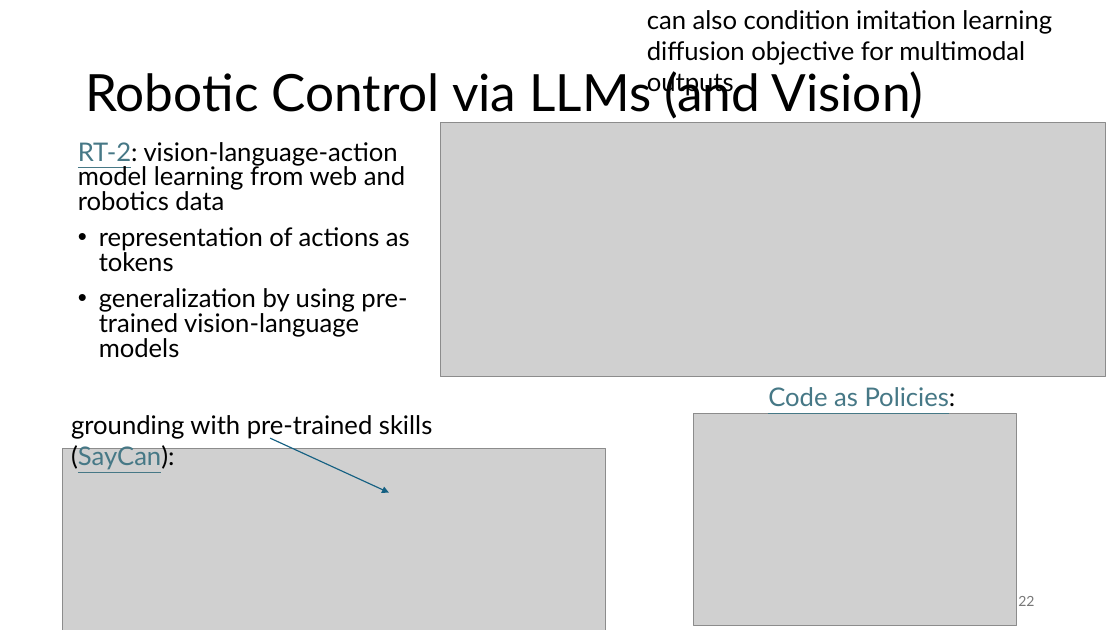
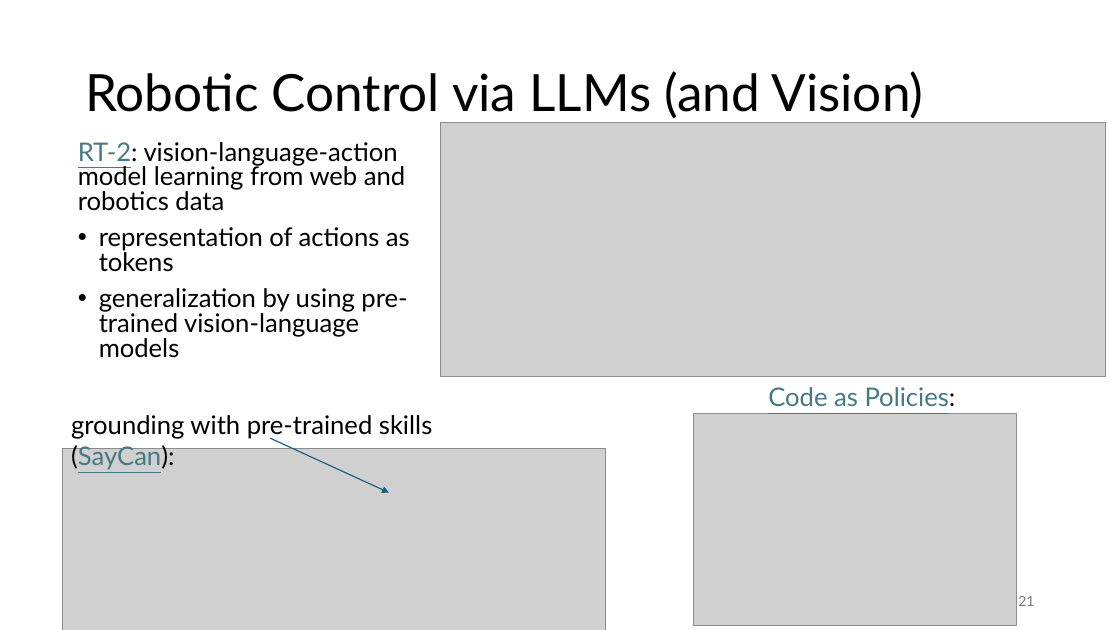
Before and after one commit to FelixWick/reinforcement_learning, a slide deck: slide 21 of slides/5_advanced.pptx (slide 22 before the commit). Drawn at 1120x630 pixels with LibreOffice and Linux fonts; fonts in the diff are those of the drawing; grey boxes stand for pictures. Boxes give left, top, right and bottom in pixels: in the first picture for what was removed or moved away, otherwise in the second. Text is boxed around its words. In the diff, an @@ line names an element or a change of style, - is before the commit and + after.

```diff
--- a/slides/5_advanced.pptx
+++ b/slides/5_advanced.pptx
@@ text removed at bbox=[647, 10, 1052, 65] @@
-can also condition imitation learning
-diffusion objective for multimodal outputs
@@ page number at bbox=[1018, 596, 1034, 606]: text changed @@
-22
+21
```
Also in this commit, not shown: 11 other slides changed, 1 slide removed.
